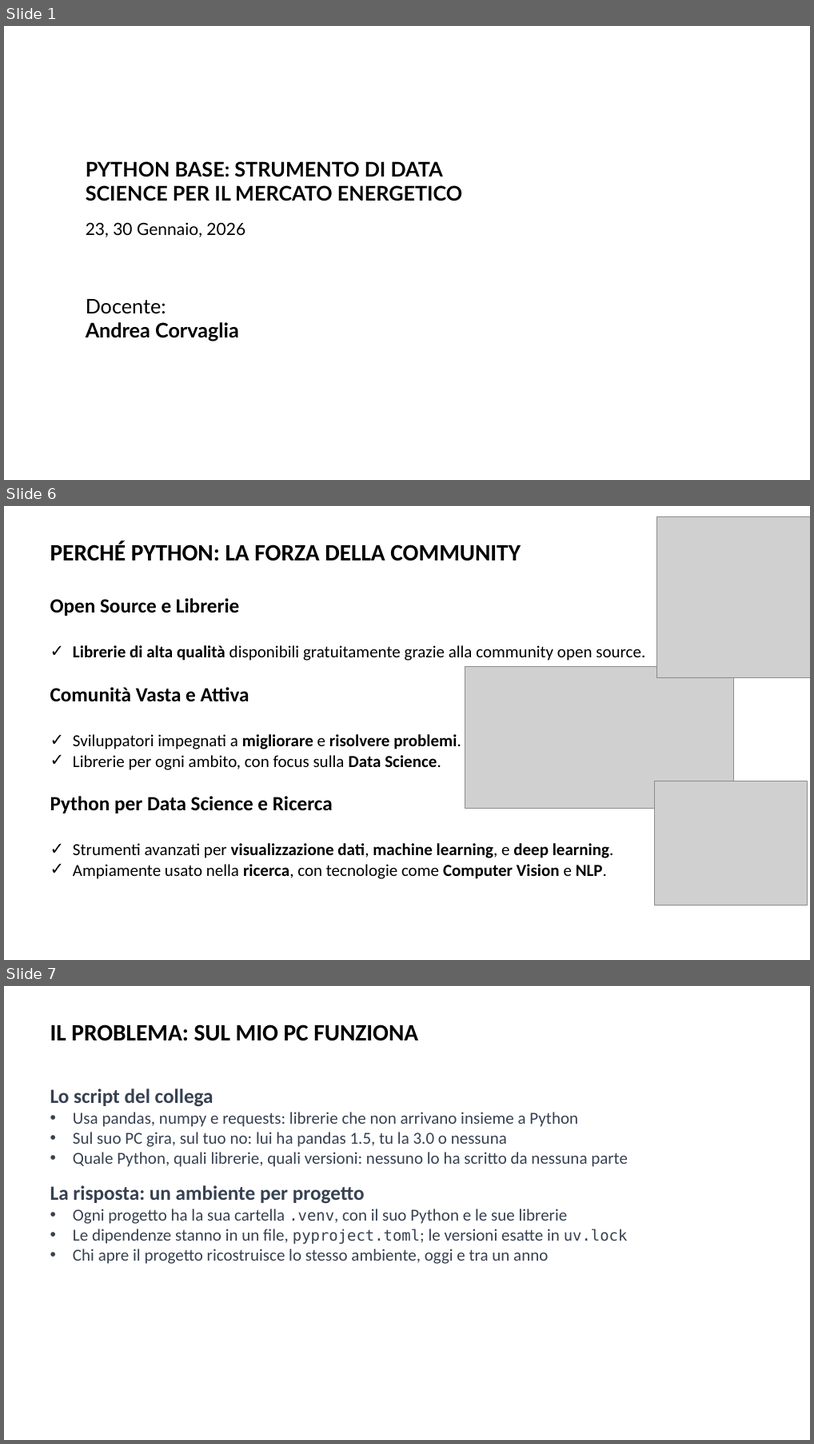
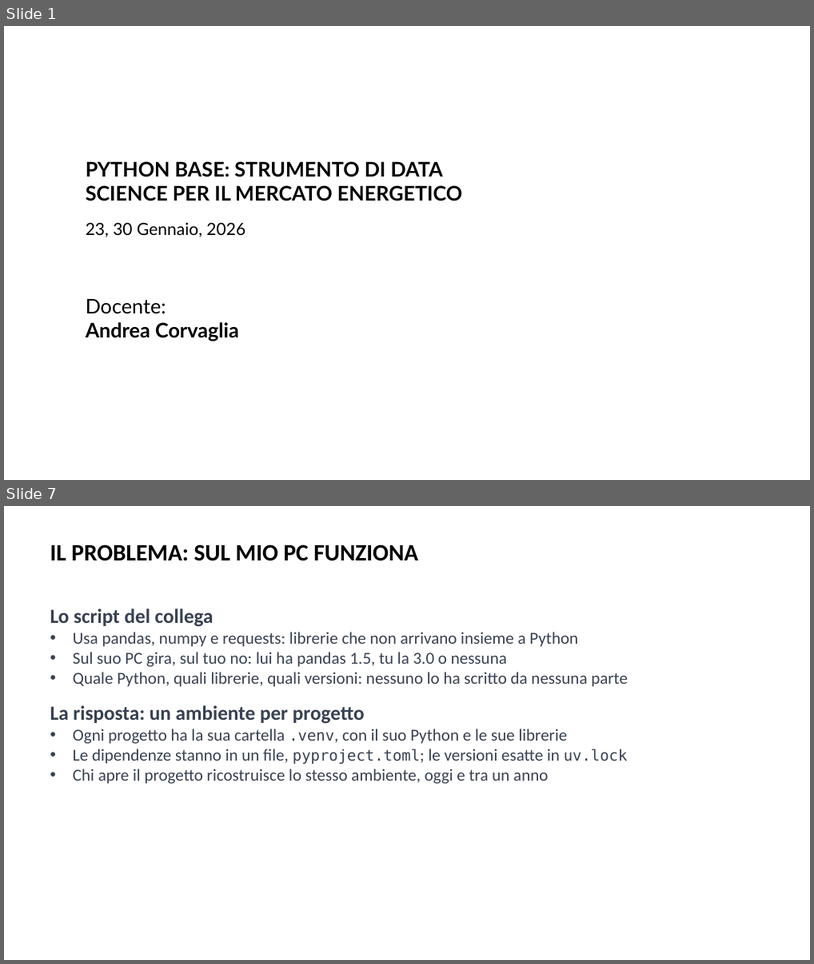
Before and after one commit to AndreaCorvaglia0/python-base-utilities, a slide deck: Slides/Presentazione_python_base.pptx. Shown one above the other, each under a label of ours: slides 1, 6 and 7 before the commit, slides 1 and 7 after it; the slides between them are not shown. The pictures are 814x1444 and 814x964 pixels, drawn with LibreOffice and Linux fonts; fonts in the diff are those of the drawing; grey boxes stand for pictures; background and template pictures are left out. Boxes give left, top, right and bottom in pixels: in the first picture for what was removed or moved away, otherwise in the second. Text is boxed around its words. In the diff, an @@ line names an element or a change of style, - is before the commit and + after.

```diff
--- a/Slides/Presentazione_python_base.pptx
+++ b/Slides/Presentazione_python_base.pptx
@@ slide 6 removed at (4,506,810,960), background picture (left out) @@
@@ picture removed at (658,517,810,677) @@
@@ text removed at (50,540,521,561) @@
-PERCHÉ PYTHON: LA FORZA DELLA COMMUNITY
@@ text removed at (50,598,646,879) @@
-Open Source e Librerie
-✓ Librerie di alta qualità disponibili gratuitamente grazie alla community open source.
-Comunità Vasta e Attiva
-✓ Sviluppatori impegnati a migliorare e risolvere problemi.
-✓ Librerie per ogni ambito, con focus sulla Data Science.
-Python per Data Science e Ricerca
-✓ Strumenti avanzati per visualizzazione dati, machine learning, e deep learning.
-✓ Ampiamente usato nella ricerca, con tecnologie come Computer Vision e NLP.
@@ picture removed at (465,666,734,808) @@
@@ picture removed at (655,780,808,905) @@
```
Also in this commit, not shown: 5 slides changed, 2 slides added, 6 other slides removed, 1 other file.
